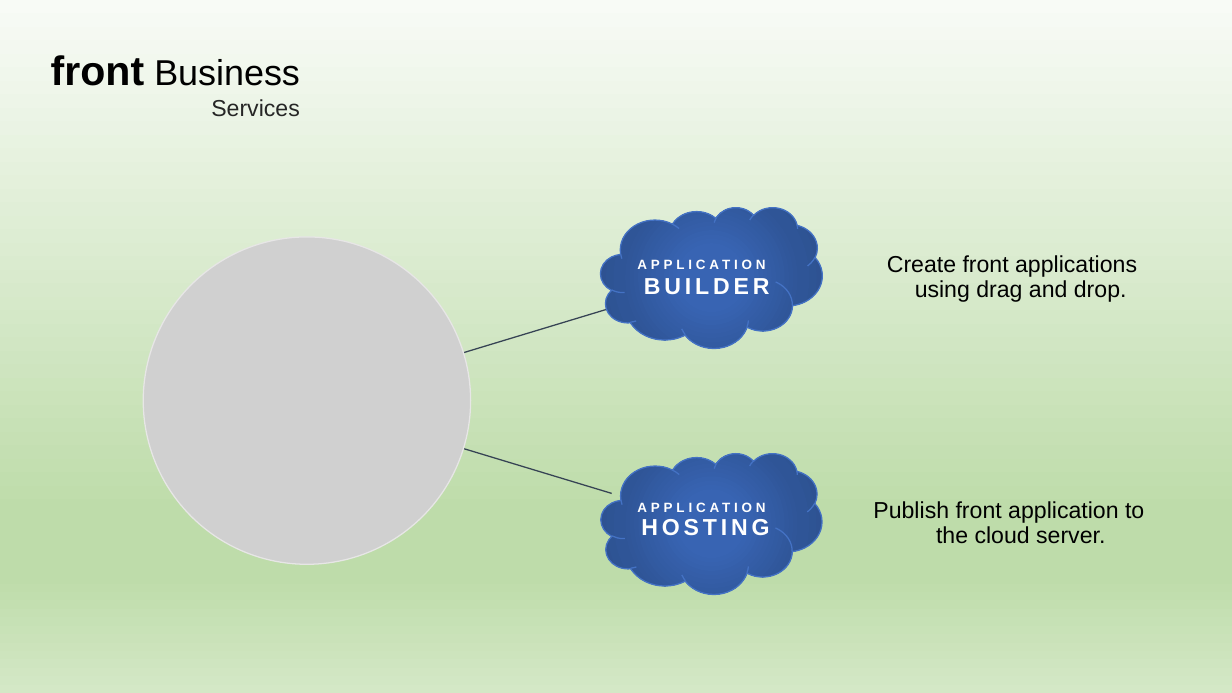
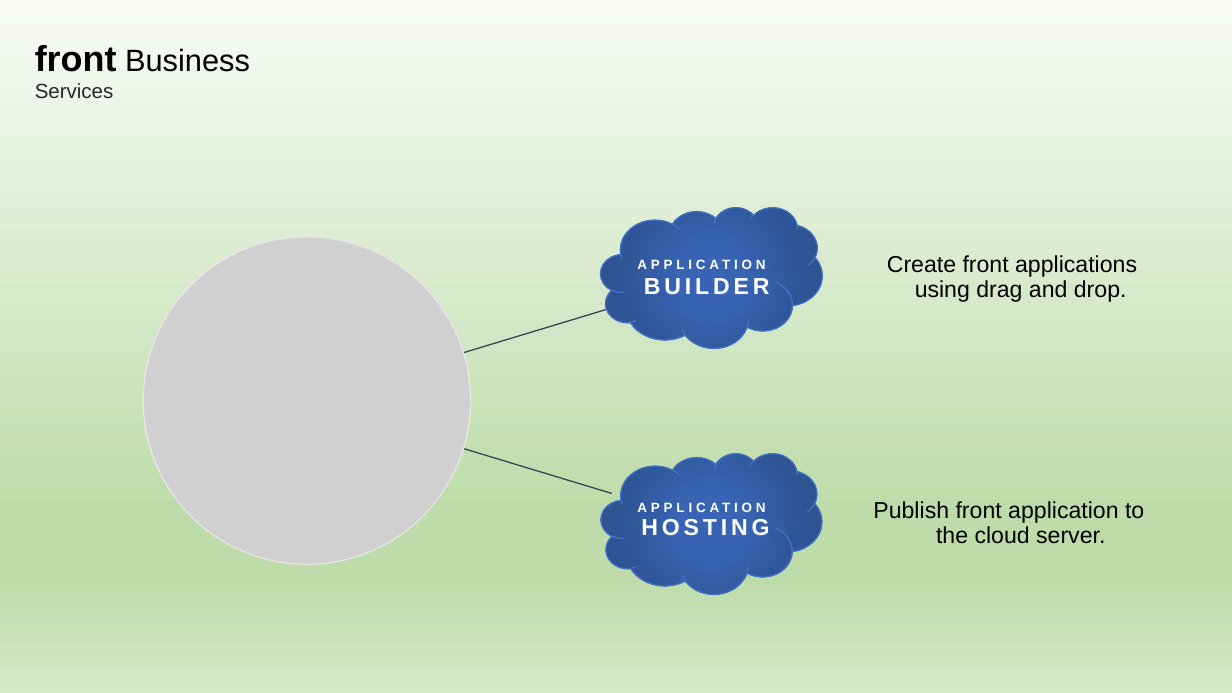
Before and after one commit to aleptra/front, a slide deck: slide 9 of _front.pptx (slide 8 before the commit). Drawn at 1232x693 pixels with LibreOffice and Linux fonts; fonts in the diff are those of the drawing; grey boxes stand for pictures. Boxes give left, top, right and bottom in pixels: in the first picture for what was removed or moved away, otherwise in the second. Text is boxed around its words. In the diff, an @@ line names an element or a change of style, - is before the commit and + after.

```diff
--- a/_front.pptx
+++ b/_front.pptx
@@ text "front Business": place and size @@
-text "front Business" at box(51, 55, 300, 117)
+text "front Business" at box(35, 45, 250, 98)
@@ text "front Business" at box(35, 45, 250, 98): size 32 to 28 pt in "front"; size 28 to 24 pt in "Business"; size 18 to 16 pt in "Services"; alignment right to left @@
```
Also in this commit, not shown: 16 other slides changed, 2 slides added.
